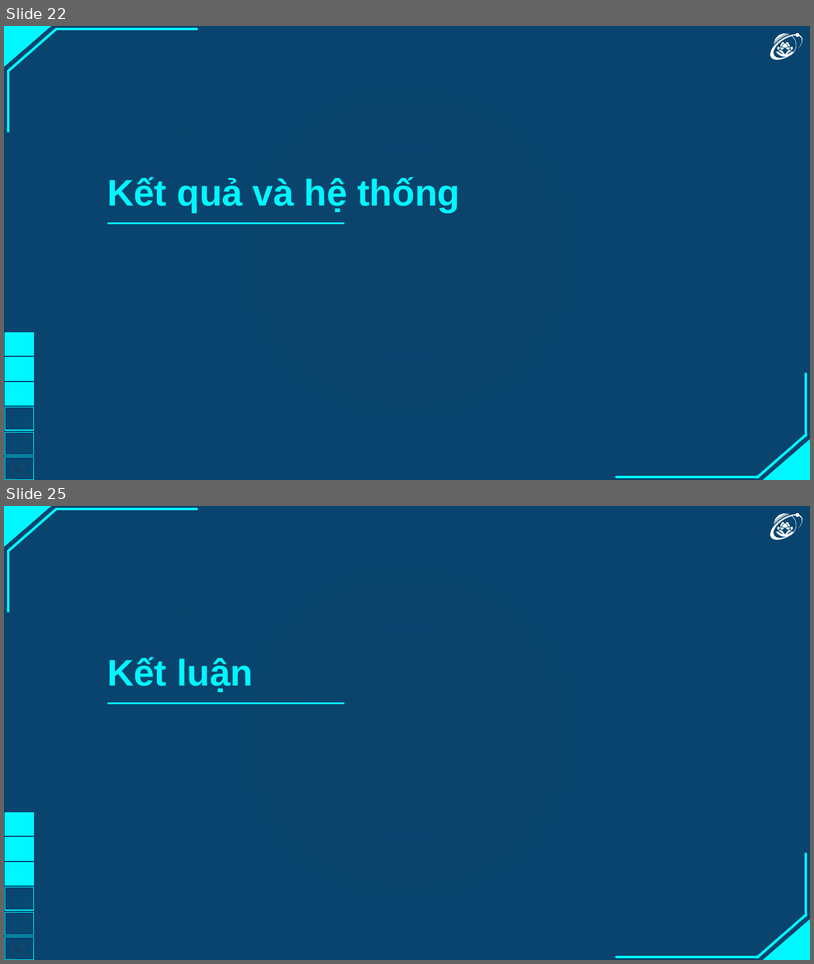
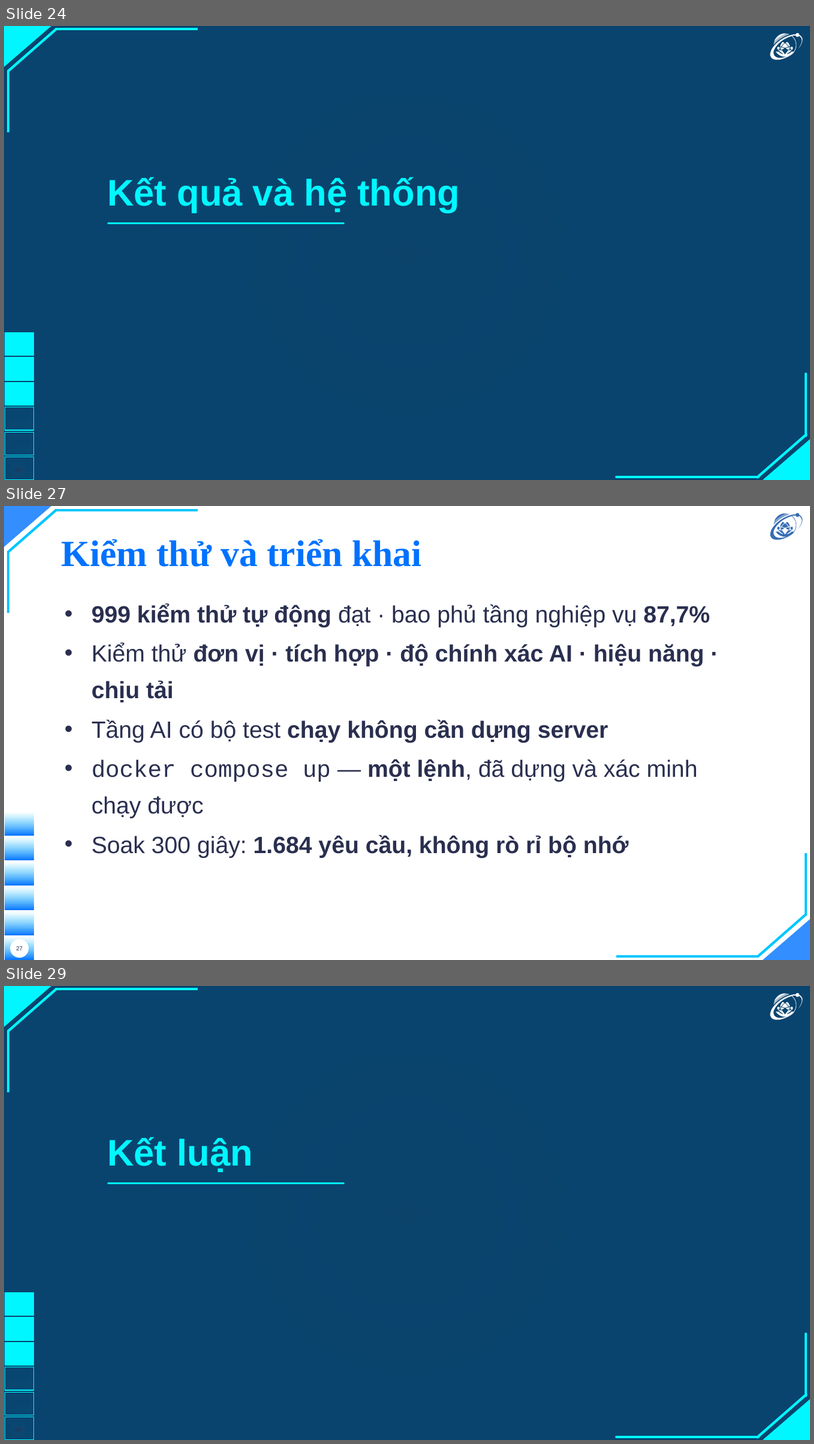
Before and after one commit to hieunguyen2604/alpr-do-an-mon-hoc, a slide deck: docs/slides/slides.pptx. Shown one above the other, each under a label of ours: slides 22 and 25 before the commit, slides 24, 27 and 29 after it; the slides between them are not shown. The pictures are 814x964 and 814x1444 pixels, drawn with LibreOffice and Linux fonts; fonts in the diff are those of the drawing; background and template pictures are left out; a plain dark background stands for a picture behind light text. Boxes give left, top, right and bottom in pixels: in the first picture for what was removed or moved away, otherwise in the second. Text is boxed around its words. In the diff, an @@ line names an element or a change of style, - is before the commit and + after.

```diff
--- a/docs/slides/slides.pptx
+++ b/docs/slides/slides.pptx
@@ slide 27 added at (4,506,810,960), background picture (left out) @@
@@ triangle added at (4,506,51,547), fill #0072FF at 80% opacity @@
@@ line added from (57, 510) to (8, 552), #00C6FF 3 pt @@
@@ line added from (198, 510) to (56, 510), #00C6FF 3 pt @@
@@ freeform shape added at (770,513,803,540), fill #376DB5 @@
@@ title added at (61,539,422,567), 44 pt, text #0072FF, bold @@
+Kiểm thử và triển khai
@@ line added from (8, 613) to (8, 551), #00C6FF 3 pt @@
@@ text added at (92,604,710,858), 28 pt, text #2A2F4F, bold @@
+• 999 kiểm thử tự động đạt · bao phủ tầng nghiệp vụ 87,7%
+• Kiểm thử đơn vị · tích hợp · độ chính xác AI · hiệu năng · chịu tải
+• Tầng AI có bộ test chạy không cần dựng server
+• docker compose up — một lệnh, đã dựng và xác minh chạy được
+• Soak 300 giây: 1.684 yêu cầu, không rò rỉ bộ nhớ
@@ line added from (806, 853) to (806, 915), #00C6FF 3 pt @@
@@ line added from (758, 957) to (807, 914), #00C6FF 3 pt @@
@@ triangle added at (763,919,810,960), fill #0072FF at 80% opacity @@
@@ group added at (5,812,34,960): 6 rectangles @@
@@ ellipse added at (10,939,29,958), fill #FFFFFF @@
@@ page number added at (16,946,23,950), 7 pt, text #2A2F4F @@
+27
@@ line added from (617, 956) to (759, 956), #00C6FF 3 pt @@
@@ what was slide 22 is now slide 24 @@
@@ what was slide 25 is now slide 29 @@
```
Also in this commit, not shown: 19 slides changed, 6 other slides added, 1 slide removed, 5 other files.
